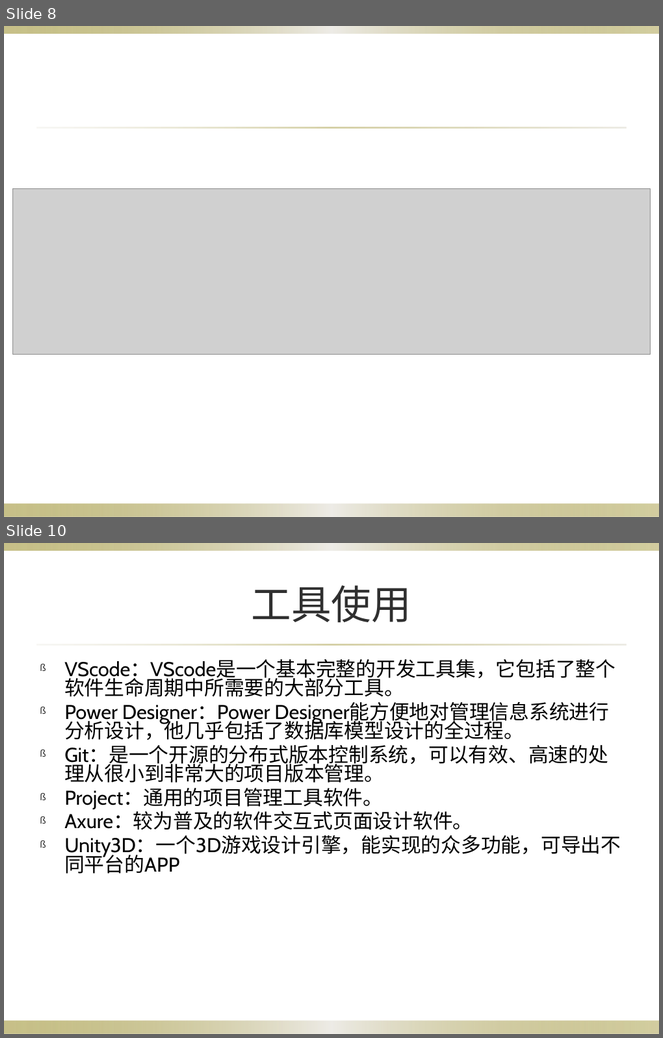
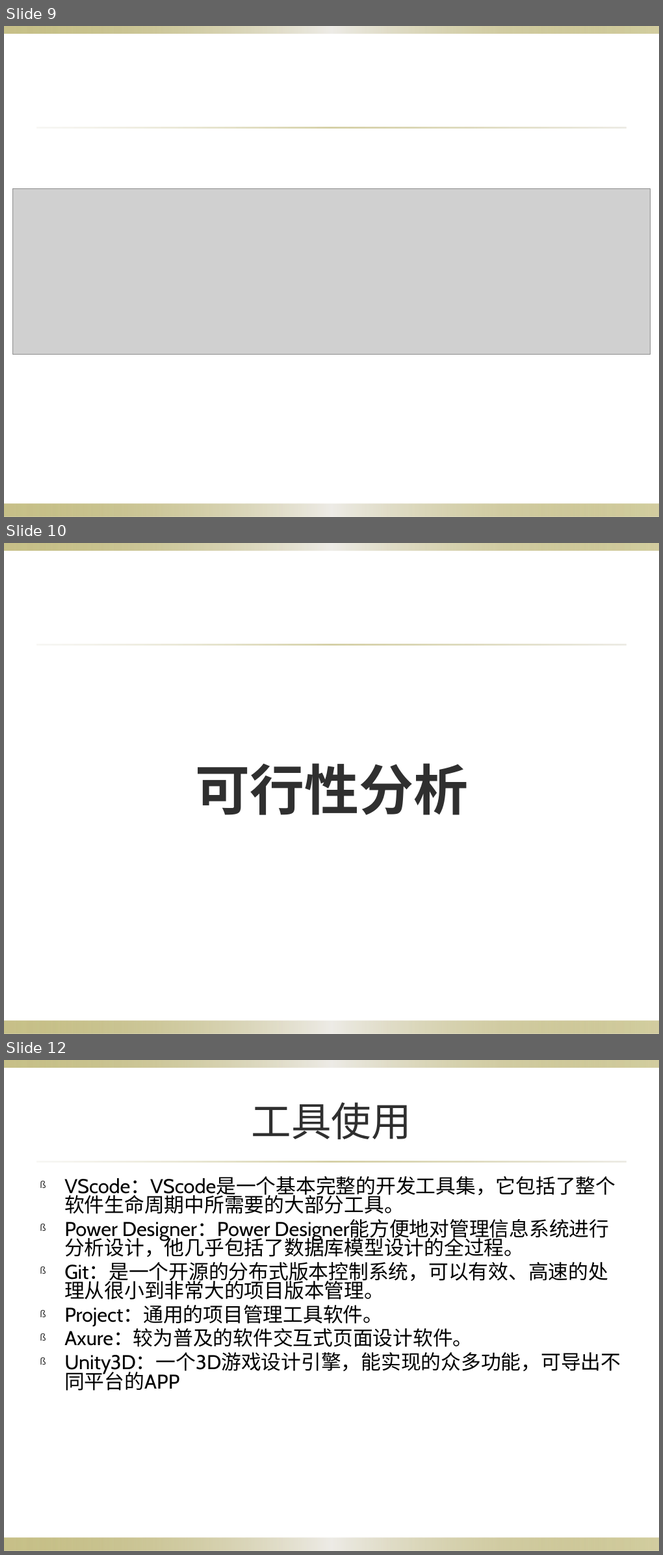
Before and after one commit to 3d-fishing/3D-app, a slide deck: 项目计划(1).pptx. Shown one above the other, each under a label of ours: slides 8 and 10 before the commit, slides 9, 10 and 12 after it; the slides between them are not shown. The pictures are 663x1038 and 663x1555 pixels, drawn with LibreOffice and Linux fonts; fonts in the diff are those of the drawing; grey boxes stand for pictures; background and template pictures are left out. Boxes give left, top, right and bottom in pixels: in the first picture for what was removed or moved away, otherwise in the second. Text is boxed around its words. In the diff, an @@ line names an element or a change of style, - is before the commit and + after.

```diff
--- a/项目计划(1).pptx
+++ b/项目计划(1).pptx
@@ slide 10 added at (4, 543, 659, 1034), background picture (left out); not listed: 3 template elements that a slide beside it also shows @@
@@ title added at (195, 763, 468, 815), 60 pt, text #2F2F2F, bold @@
+可行性分析
@@ what was slide 8 is now slide 9 @@
@@ what was slide 10 is now slide 12 @@
```
Also in this commit, not shown: 4 slides changed, 6 other slides added, 1 slide removed.
